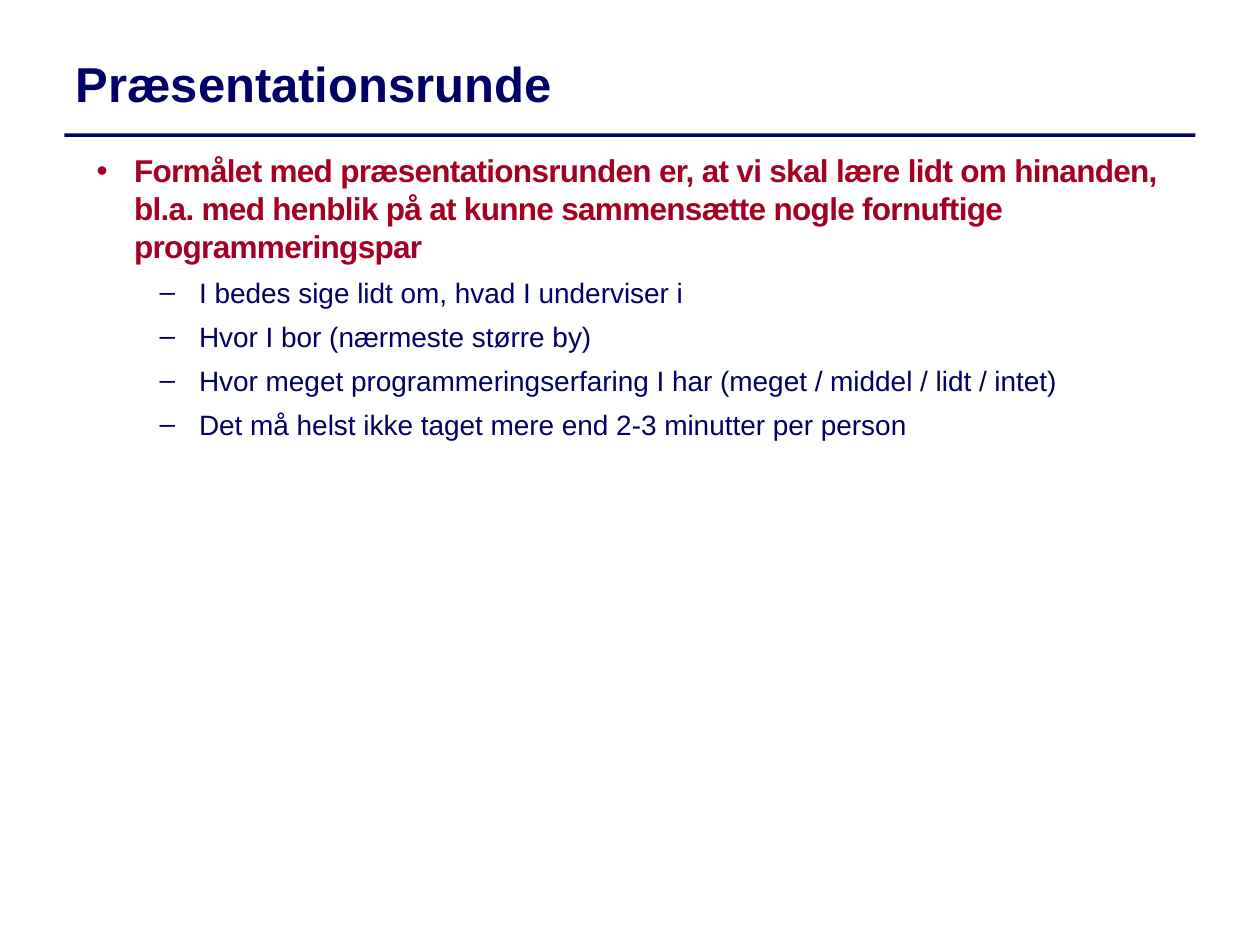
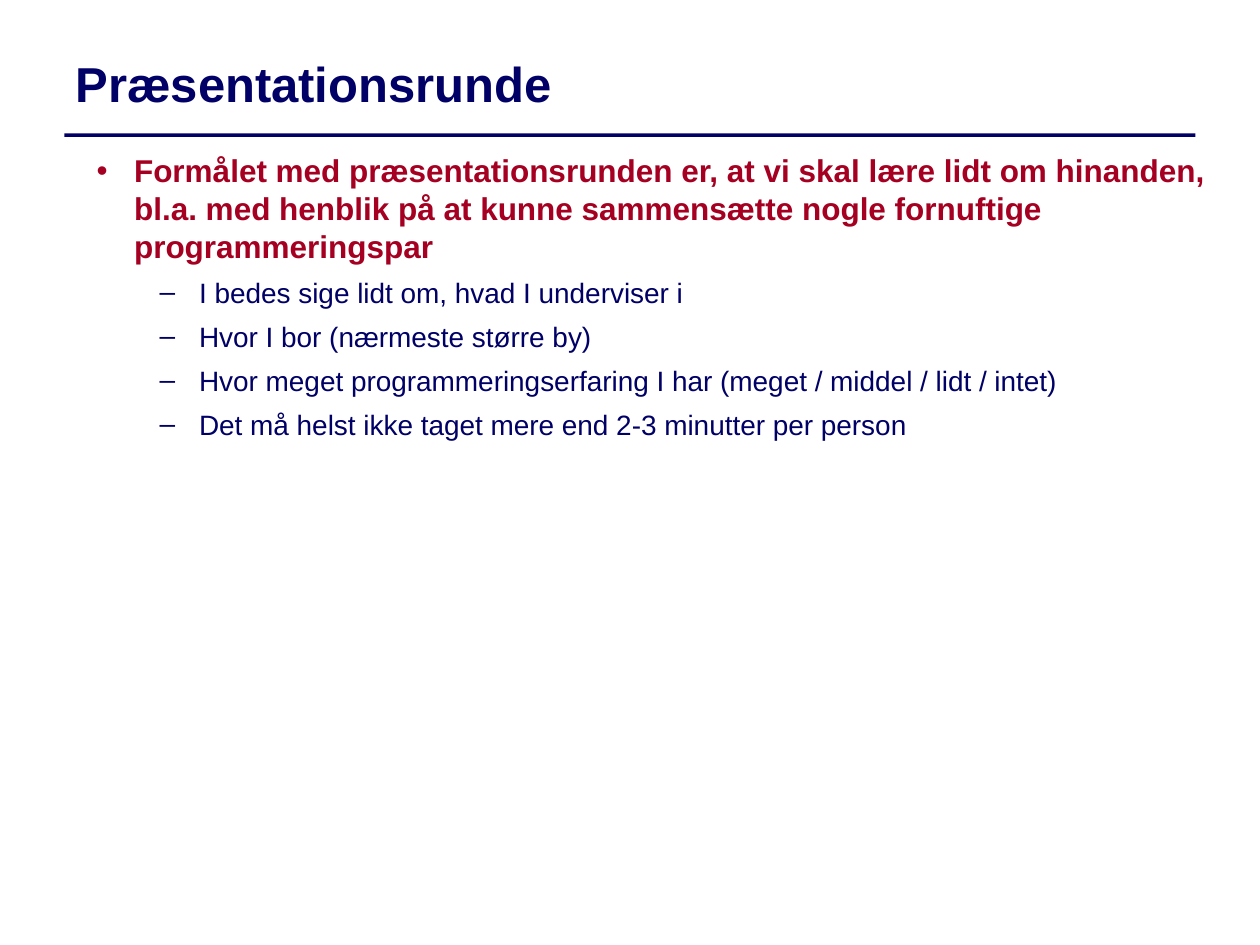
Before and after one commit to IntProgAU/Materiale, a slide deck: slide 6 of web/g25/status/Status1.pptx (slide 5 before the commit). Drawn at 1260x945 pixels with LibreOffice and Linux fonts; fonts in the diff are those of the drawing. Boxes give left, top, right and bottom in pixels: in the first picture for what was removed or moved away, otherwise in the second. Text is boxed around its words. In the diff, an @@ line names an element or a change of style, - is before the commit and + after.

```diff
--- a/web/g25/status/Status1.pptx
+++ b/web/g25/status/Status1.pptx
@@ text at box(134, 157, 1205, 264): letter spacing -0.4 to 0 pt in "Formålet med præsentationsrunden er, at vi skal ..." @@
```
Also in this commit, not shown: 8 other slides changed, 1 slide added.
